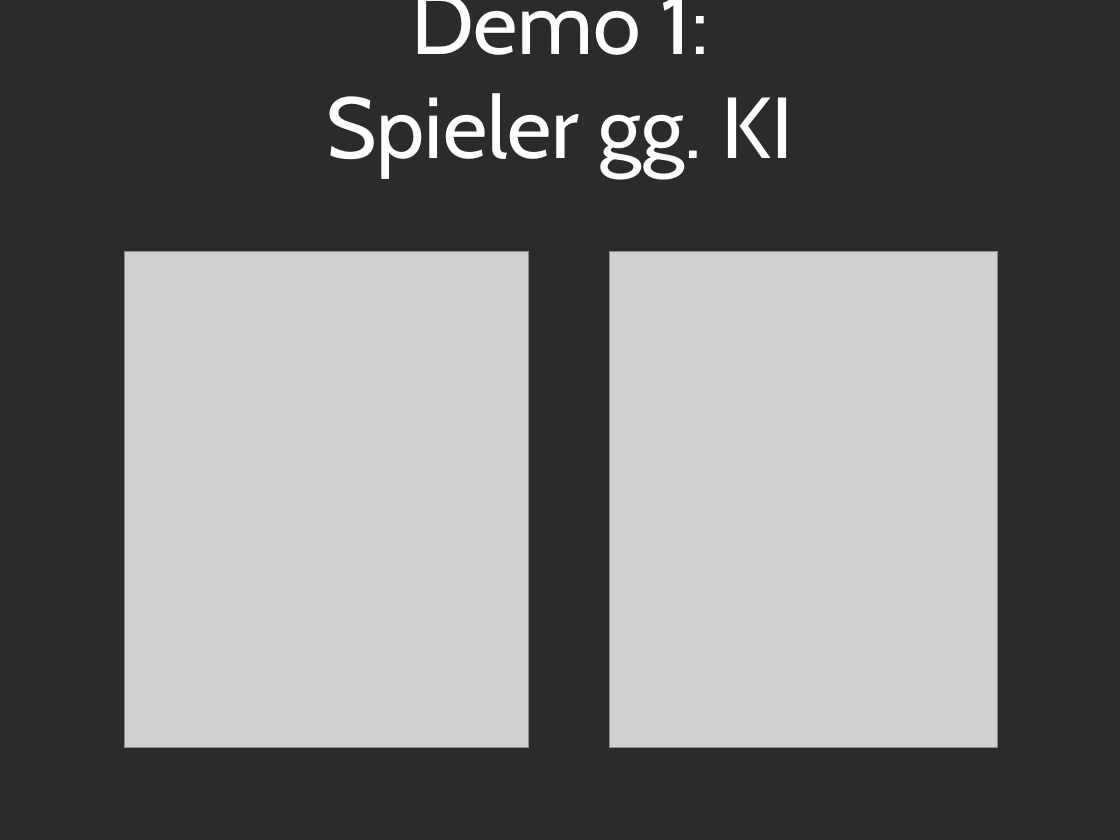
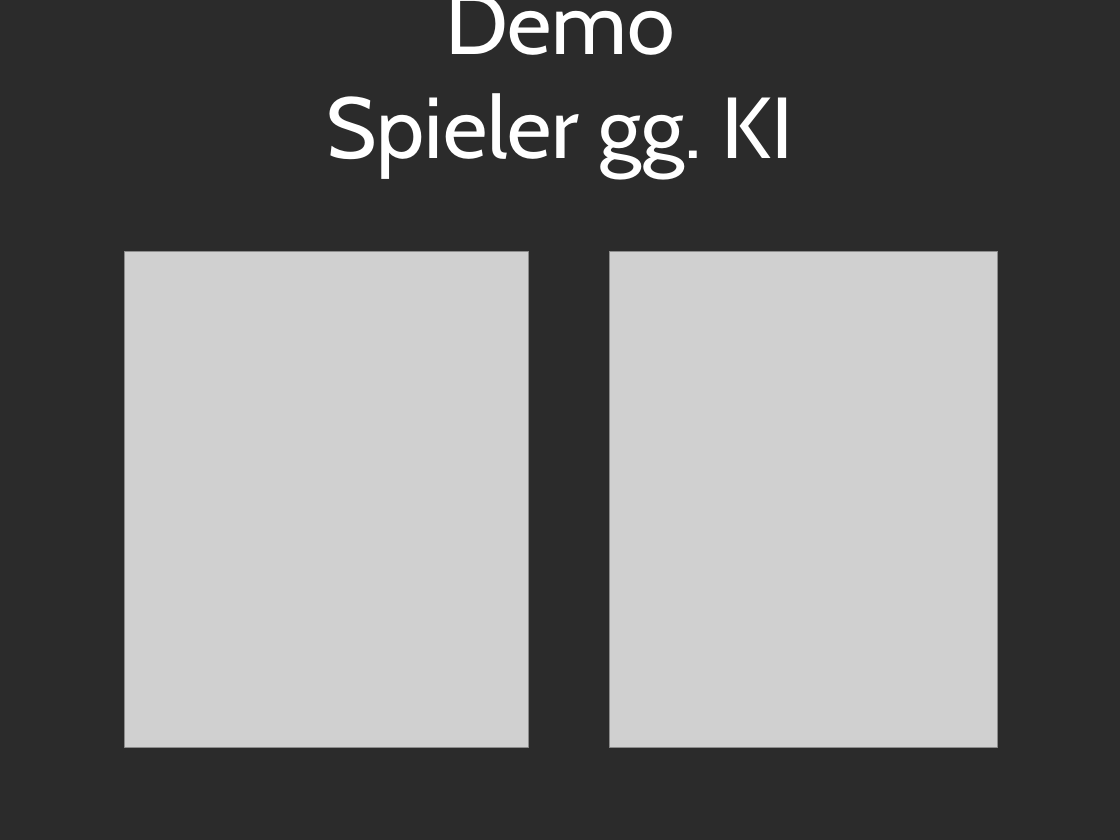
Before and after one commit to Tsopic/ai-battleship, a slide deck: slide 16 of Präsentation/Präsentation_PPT.ppt. Drawn at 1120x840 pixels with LibreOffice and Linux fonts; fonts in the diff are those of the drawing; grey boxes stand for pictures; background and template pictures are left out; a plain dark background stands for a picture behind light text. Boxes give left, top, right and bottom in pixels: in the first picture for what was removed or moved away, otherwise in the second. Text is boxed around its words. In the diff, an @@ line names an element or a change of style, - is before the commit and + after.

```diff
--- a/Präsentation/Präsentation_PPT.ppt
+++ b/Präsentation/Präsentation_PPT.ppt
@@ title at <box>327,0,794,177</box>: text changed @@
-Demo 1:
-Spieler gg. KI
+Demo
+Spieler gg. KI
```
Also in this commit, not shown: 5 other slides changed, 2 other files.
